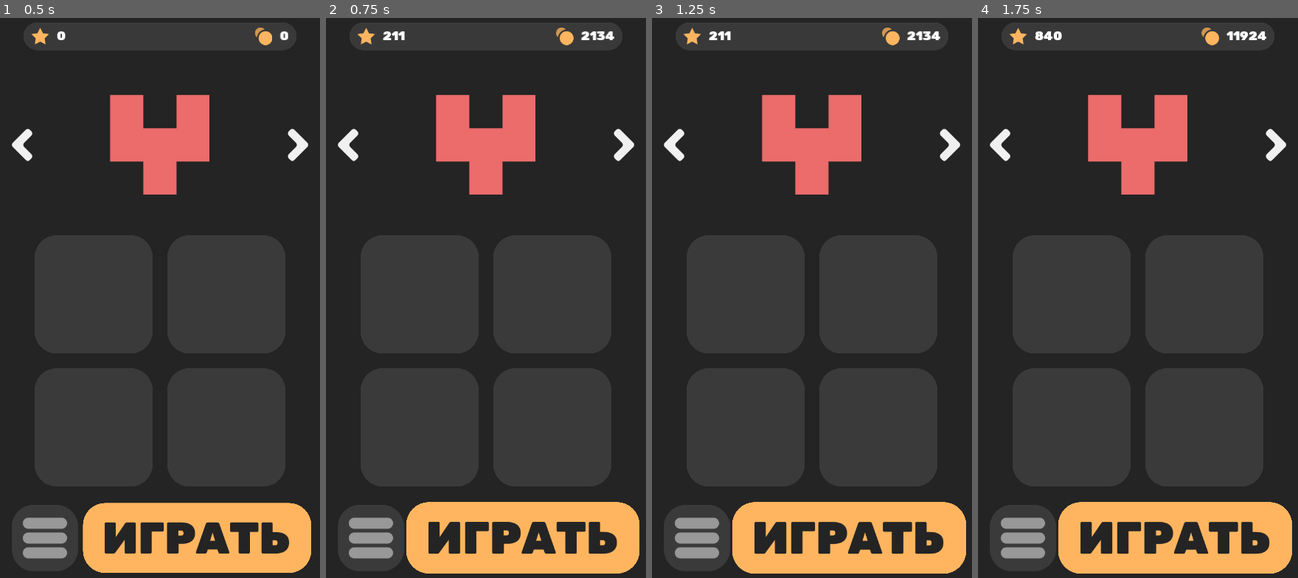
Above: before the commit, frames 1-4 (left to right).
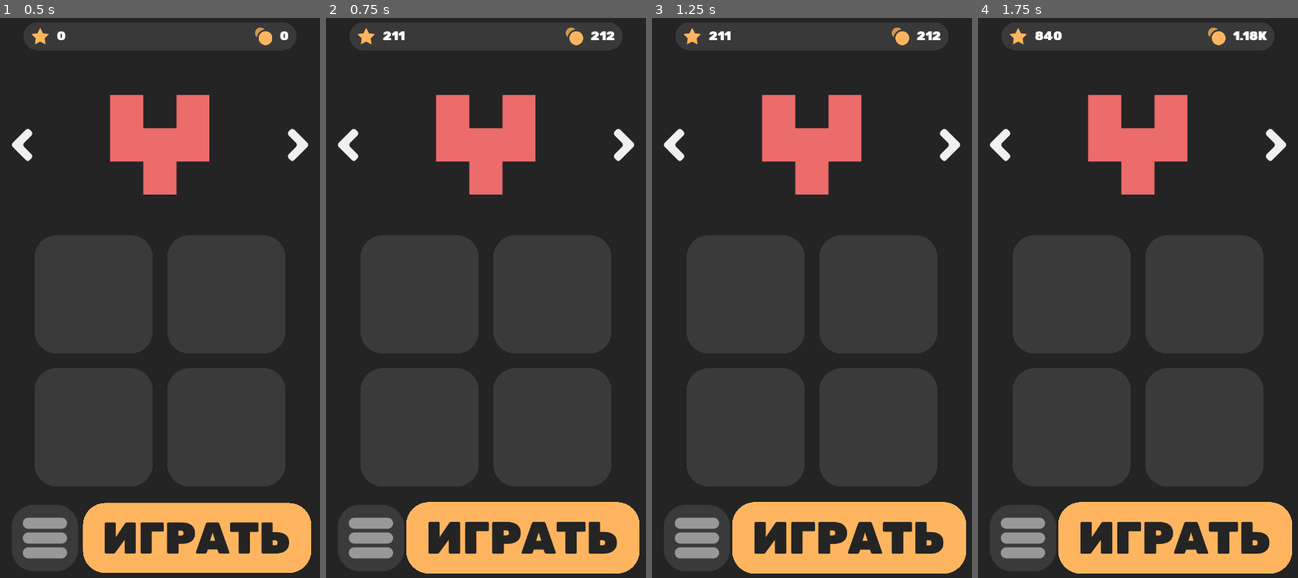
Above: after the commit, the same moments.

Repository: magwoo/Smash
Game: Godot game, scene res://scenes/interfaces/Main.tscn
Same seed, same stepped clock (60 frames per second), same inputs: the game is played once before the commit and once after it.
Inputs (mouse positions are in pixels of both pictures, inside the frame that each line leads up to):
- Up to frame 1 (0.5 s): no input
- Up to frame 2 (0.75 s): click (524, 538) at 0.5 s
- Up to frame 3 (1.25 s): no input
- Up to frame 4 (1.75 s): click (1176, 538) at 1.25 s

Frame 1 is identical in both runs. In frame 2, 0.3% of the frame differs, in the area x 71-91%, y 1-5%; in frame 3, 0.3%; in frame 4, 0.3%.

Commit message:
added cut number function

Diff:
--- a/global/Global.gd
+++ b/global/Global.gd
@@ -18,12 +18,20 @@
 var cut_number_dic: Dictionary = {
 	1: 'K',
 	2: 'M',
-	3: 'B'
+	3: 'B',
+	4: 'T',
+	5: 'Q'
 }
 
 
 func _ready() -> void:
-	pass
+	print('425 -> ',cut_number(425))
+	print('42521 -> ',cut_number(42521))
+	print('4252187 -> ',cut_number(4252187))
+	print('425218709 -> ',cut_number(425218709))
+	print('42521870911 -> ',cut_number(42521870911))
+	print('4252187091167 -> ',cut_number(4252187091167))
+	print('4252187091167476 -> ',cut_number(4252187091167476))
 
 
 func _process(_delta: float) -> void:
@@ -66,4 +74,18 @@
 
 
 func cut_number(number: float) -> String:
-	return str(number)
+	var number_size: int = 0
+	while number >= 1000:
+		number /= 1000
+		number_size += 1
+
+	if number < 10:
+		number = floor(number * 100) / 100
+	else:
+		number = floor(number * 10) / 10
+
+	if number_size == 0:
+		return str(floor(number))
+	elif number_size > cut_number_dic.size():
+		return str('> 999.9' + cut_number_dic[cut_number_dic.size()])
+	return str(number) + cut_number_dic[number_size]
--- a/scenes/interfaces/BalanceText.gd
+++ b/scenes/interfaces/BalanceText.gd
@@ -7,4 +7,4 @@
 
 
 func _balance_changed(value: int) -> void:
-	self.text = str(value)
+	self.text = Global.cut_number(value)
--- a/scenes/interfaces/PlayButton.gd
+++ b/scenes/interfaces/PlayButton.gd
@@ -2,5 +2,5 @@
 
 
 func _button_pressed() -> void:
-	Global.add_balance(rand_range(0, 10060))
+	Global.add_balance(rand_range(0, 1000))
 	Global.set_high_score(rand_range(0, 1000))
